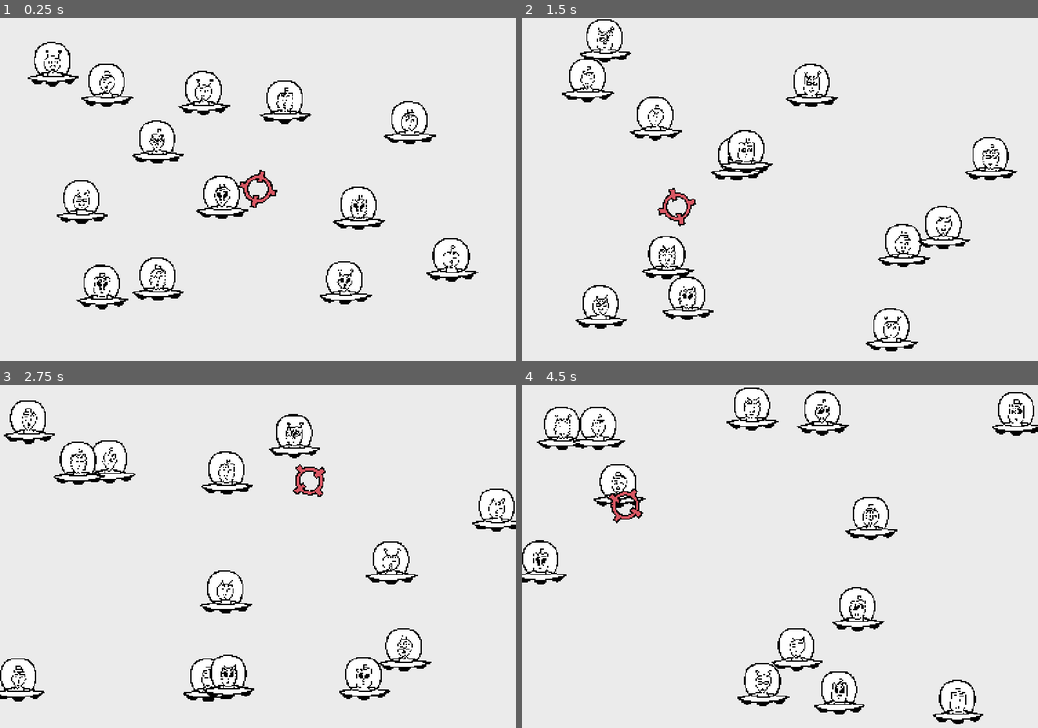
Above: before the commit, frames 1-4 (two rows, left to right).
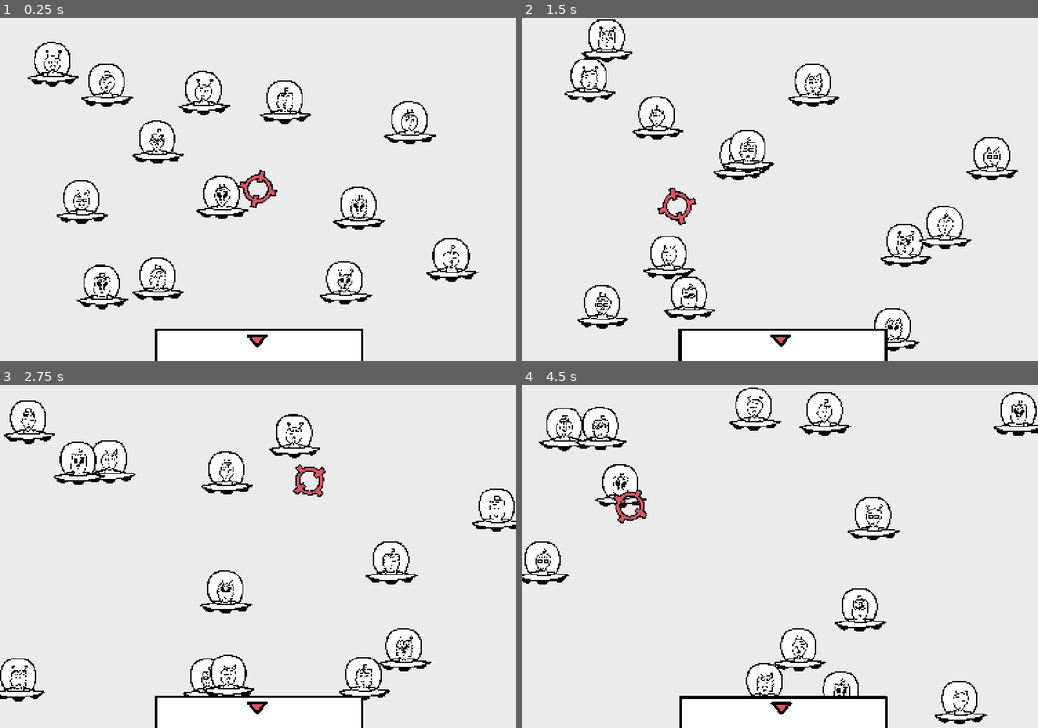
Above: after the commit, the same moments.

Repository: Pablo01bm/jaen-jam
Game: Godot game, scene res://scenes/Level/LevelA/LevelA.tscn
The game is run twice, just before and just after one commit, with the same random seed, the same clock (stepped at 60 frames per second) and the same inputs. This scene is started directly instead of the project's main scene.
Inputs (mouse positions are in pixels of both pictures, inside the frame that each line leads up to):
- Up to frame 1 (0.25 s): no input
- Up to frame 2 (1.5 s): move the mouse to (893, 172) at 0.52 s; tap R (rumble) at 0.6 s; move the mouse to (676, 206) at 1.27 s; click (676, 206) at 1.35 s
- Up to frame 3 (2.75 s): move the mouse to (309, 481) at 2.02 s; tap R (rumble) at 2.1 s
- Up to frame 4 (4.5 s): move the mouse to (754, 625) at 2.77 s; click (754, 625) at 2.85 s; move the mouse to (934, 607) at 3.52 s; tap R (rumble) at 3.6 s; move the mouse to (625, 505) at 4.27 s; click (625, 505) at 4.35 s

The runs differ from the first frame. In frame 1, 0.4% of the frame differs, in the area x 30-71%, y 90-100%; in frame 2, 3.6%; in frame 3, 1.2%; in frame 4, 4.5%, in the area x 0-100%, y 0-100%.

Commit message:
reintegrate

Diff:
--- a/autoload/game_globals.gd
+++ b/autoload/game_globals.gd
@@ -13,6 +13,8 @@
 var current_level_index: int = 0
 var score: int = 0
 
+signal shake_camera
+
 
 func reset() -> void:
 	current_level_index = 0
--- a/scenes/Alien/alien.gd
+++ b/scenes/Alien/alien.gd
@@ -8,7 +8,7 @@
 var RANDOM = RandomNumberGenerator.new()
 @export var Z_INDEX_VALUE = 0
 
-var is_hijoputa: bool = false
+@export var is_hijoputa: bool = false
 
 @onready var face = %AlienFace
 
@@ -53,5 +53,13 @@
 	die()
 
 func die() -> void:
+	if is_hijoputa:
+		var particle = preload("res://scenes/ovni_particles/OvniParticle.tscn").instantiate()
+		particle.global_position = global_position
+		get_parent().get_parent().add_child(particle)
+	else:
+		var particle = preload("res://scenes/ovni_particles/GoodOvniParticle.tscn").instantiate()
+		particle.global_position = global_position
+		get_parent().get_parent().add_child(particle)
 	died.emit(self)
 	queue_free()
--- a/scenes/Level/Level.tscn
+++ b/scenes/Level/Level.tscn
@@ -1,6 +1,10 @@
 [gd_scene format=3 uid="uid://d3lwdmwsvb7bl"]
 
 [ext_resource type="Script" uid="uid://dbwg2lodhtsc7" path="res://scenes/Level/level.gd" id="1_q3201"]
+[ext_resource type="PackedScene" uid="uid://je8lojjxe50u" path="res://scenes/list/WantedList.tscn" id="2_yvklp"]
 
 [node name="Level" type="Node2D" unique_id=1784883687]
 script = ExtResource("1_q3201")
+
+[node name="WantedList" parent="." unique_id=1691400195 instance=ExtResource("2_yvklp")]
+position = Vector2(767, 496)
--- a/scenes/Level/LevelA/LevelA.tscn
+++ b/scenes/Level/LevelA/LevelA.tscn
@@ -4,37 +4,49 @@
 [ext_resource type="PackedScene" uid="uid://bovf6uisn75g4" path="res://scenes/TestingBouncing/TestingBouncing.tscn" id="2_ceoao"]
 [ext_resource type="PackedScene" uid="uid://dkhfai5amj0mv" path="res://scenes/Alien/Alien.tscn" id="3_xjaht"]
 [ext_resource type="PackedScene" uid="uid://djwh6m25juddv" path="res://scenes/player/Player.tscn" id="4_ceoao"]
+[ext_resource type="PackedScene" uid="uid://je8lojjxe50u" path="res://scenes/list/WantedList.tscn" id="5_xjaht"]
+[ext_resource type="PackedScene" uid="uid://bjfxvblrx2jb6" path="res://scenes/camera/Camera.tscn" id="6_6rpnw"]
 
 [node name="LevelA" type="Node2D" unique_id=1252264966]
 script = ExtResource("1_pth44")
 velocidad = null
 
 [node name="TestingBouncing" parent="." unique_id=633372936 instance=ExtResource("2_ceoao")]
+position = Vector2(-750, -500)
 
 [node name="Player" parent="." unique_id=126226238 instance=ExtResource("4_ceoao")]
+position = Vector2(-750, -500)
 
 [node name="Aliens" type="Node2D" parent="." unique_id=2108784629]
+position = Vector2(-750, -500)
 
 [node name="Alien" parent="Aliens" unique_id=1485095013 instance=ExtResource("3_xjaht")]
 position = Vector2(1034, 528)
+is_hijoputa = true
 
 [node name="Alien2" parent="Aliens" unique_id=2002073948 instance=ExtResource("3_xjaht")]
 position = Vector2(326, 221)
+is_hijoputa = true
 
 [node name="Alien3" parent="Aliens" unique_id=905469524 instance=ExtResource("3_xjaht")]
 position = Vector2(830, 249)
+is_hijoputa = true
 
 [node name="Alien4" parent="Aliens" unique_id=545454846 instance=ExtResource("3_xjaht")]
 position = Vector2(205, 499)
+is_hijoputa = true
 
 [node name="Alien5" parent="Aliens" unique_id=806084223 instance=ExtResource("3_xjaht")]
 position = Vector2(1334, 718)
+is_hijoputa = true
 
 [node name="Alien6" parent="Aliens" unique_id=552445047 instance=ExtResource("3_xjaht")]
 position = Vector2(475, 371)
+is_hijoputa = true
 
 [node name="Alien7" parent="Aliens" unique_id=1918898411 instance=ExtResource("3_xjaht")]
 position = Vector2(150, 120)
+is_hijoputa = true
 
 [node name="Alien8" parent="Aliens" unique_id=2004046912 instance=ExtResource("3_xjaht")]
 position = Vector2(590, 175)
@@ -53,3 +65,8 @@
 
 [node name="Alien13" parent="Aliens" unique_id=1799475700 instance=ExtResource("3_xjaht")]
 position = Vector2(509, 740)
+
+[node name="WantedList" parent="." unique_id=1691400195 instance=ExtResource("5_xjaht")]
+position = Vector2(17, -4)
+
+[node name="Camera" parent="." unique_id=1566412125 instance=ExtResource("6_6rpnw")]
--- a/scenes/camera/camera.gd
+++ b/scenes/camera/camera.gd
@@ -38,7 +38,7 @@
 	offset.x = max_offset.x * amount * rng.randf_range(-1, 1)
 	offset.y = max_offset.y * amount * rng.randf_range(-1, 1)
 
-func add_shake(amount : float = 0.45):
+func add_shake(amount : float = 0.65):
 	shake_intensity = min(shake_intensity + amount, 1.0)
 
 
--- a/scenes/player/player.gd
+++ b/scenes/player/player.gd
@@ -30,3 +30,5 @@
 				aux_body = body
 	if aux_body != null:
 		aux_body.receive_hit()
+
+	GameGlobals.shake_camera.emit()
